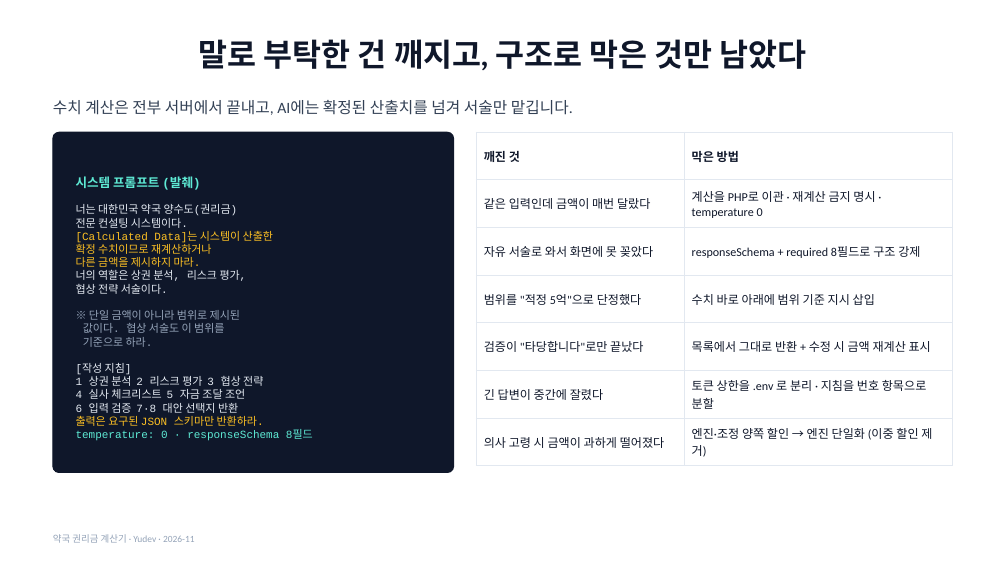
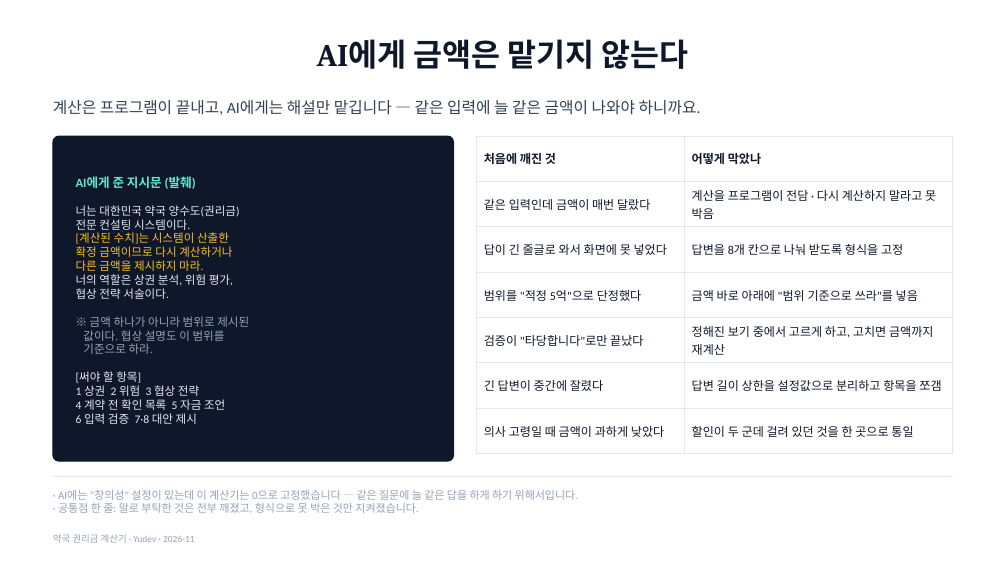
Before and after one commit to YUSEONCHUN/calculating, a slide deck: slide 16 of doc/slides/권리금계산기_프로젝트.pptx. Drawn at 1008x567 pixels with LibreOffice and Linux fonts; fonts in the diff are those of the drawing. Boxes give left, top, right and bottom in pixels: in the first picture for what was removed or moved away, otherwise in the second. Text is boxed around its words. In the diff, an @@ line names an element or a change of style, - is before the commit and + after.

```diff
--- a/doc/slides/권리금계산기_프로젝트.pptx
+++ b/doc/slides/권리금계산기_프로젝트.pptx
@@ title at (317,39,689,69): text changed @@
-말로 부탁한 건 깨지고, 구조로 막은 것만 남았다
+AI에게 금액은 맡기지 않는다
@@ text at (53,100,701,115): text changed @@
-수치 계산은 전부 서버에서 끝내고, AI에는 확정된 산출치를 넘겨 서술만 맡깁니다.
+계산은 프로그램이 끝내고, AI에게는 해설만 맡깁니다 — 같은 입력에 늘 같은 금액이 나와야 하니까요.
@@ rounded rectangle: place and size @@
-rounded rectangle at (53,132,454,473)
+rounded rectangle at (53,136,454,461)
@@ rounded rectangle at (53,136,454,461): proportions changed @@
@@ table at (476,136,953,441) @@
-row 1, column 1: 깨진 것
+row 1, column 1: 처음에 깨진 것
-row 1, column 2: 막은 방법
+row 1, column 2: 어떻게 막았나
-row 2, column 2: 계산을 PHP로 이관 · 재계산 금지 명시 · temperature 0
+row 2, column 2: 계산을 프로그램이 전담 · 다시 계산하지 말라고 못 박음
-row 3, column 1: 자유 서술로 와서 화면에 못 꽂았다
+row 3, column 1: 답이 긴 줄글로 와서 화면에 못 넣었다
-row 3, column 2: responseSchema + required 8필드로 구조 강제
+row 3, column 2: 답변을 8개 칸으로 나눠 받도록 형식을 고정
@@ row 4, column 2: "수치 바로 아래에 범위 기준 지시 삽입" to "금액 바로 아래에 "범위 기준으로 쓰라"를 넣음" @@
-row 5, column 2: 목록에서 그대로 반환 + 수정 시 금액 재계산 표시
+row 5, column 2: 정해진 보기 중에서 고르게 하고, 고치면 금액까지 재계산
-row 6, column 2: 토큰 상한을 .env 로 분리 · 지침을 번호 항목으로 분할
+row 6, column 2: 답변 길이 상한을 설정값으로 분리하고 항목을 쪼갬
-row 7, column 1: 의사 고령 시 금액이 과하게 떨어졌다
+row 7, column 1: 의사 고령일 때 금액이 과하게 낮았다
-row 7, column 2: 엔진·조정 양쪽 할인 → 엔진 단일화 (이중 할인 제거)
+row 7, column 2: 할인이 두 군데 걸려 있던 것을 한 곳으로 통일
@@ table: place and size @@
-table at (476,132,953,461)
+table at (476,136,953,441)
@@ text at (76,176,196,190): text changed; font Courier New to Calibri @@
-시스템 프롬프트 (발췌)
+AI에게 준 지시문 (발췌)
@@ text at (76,205,240,354): size 10.5 to 11 pt, font Courier New to Calibri in "너는 대한민국 약국 양수도(권리금)", "전문 컨설팅 시스템이다.", "다른 금액을 제시하지 마라.", "협상 전략 서술이다." and 1 more places @@
@@ text at (76,232,232,257): text changed; size 10.5 to 11 pt; font Courier New to Calibri @@
-[Calculated Data]는 시스템이 산출한
-확정 수치이므로 재계산하거나
+[계산된 수치]는 시스템이 산출한
+확정 금액이므로 다시 계산하거나
@@ text at (76,274,233,285): text changed; size 10.5 to 11 pt; font Courier New to Calibri @@
-너의 역할은 상권 분석, 리스크 평가,
+너의 역할은 상권 분석, 위험 평가,
@@ text at (83,316,249,344): text changed; size 10.5 to 11 pt; font Courier New to Calibri @@
-※ 단일 금액이 아니라 범위로 제시된
-값이다. 협상 서술도 이 범위를
+※ 금액 하나가 아니라 범위로 제시된
+값이다. 협상 설명도 이 범위를
@@ text at (76,371,225,424): text changed; size 10.5 to 11 pt; font Courier New to Calibri @@
-[작성 지침]
-1 상권 분석 2 리스크 평가 3 협상 전략
-4 실사 체크리스트 5 자금 조달 조언
-6 입력 검증 7·8 대안 선택지 반환
-출력은 요구된 JSON 스키마만 반환하라.
-temperature: 0 · responseSchema 8필드
+[써야 할 항목]
+1 상권 2 위험 3 협상 전략
+4 계약 전 확인 목록 5 자금 조언
+6 입력 검증 7·8 대안 제시
@@ line added from (53, 476) to (953, 476), #E2E8F0 1 pt @@
@@ text added at (58,490,579,513), 10.5 pt, text #94A3B8 @@
+· AI에는 "창의성" 설정이 있는데 이 계산기는 0으로 고정했습니다 — 같은 질문에 늘 같은 답을 하게 하기 위해서입니다.
+· 공통점 한 줄: 말로 부탁한 것은 전부 깨졌고, 형식으로 못 박은 것만 지켜졌습니다.
```
Also in this commit, not shown: 18 other slides changed, 3 slides added, 2 slides removed, 5 other files.
